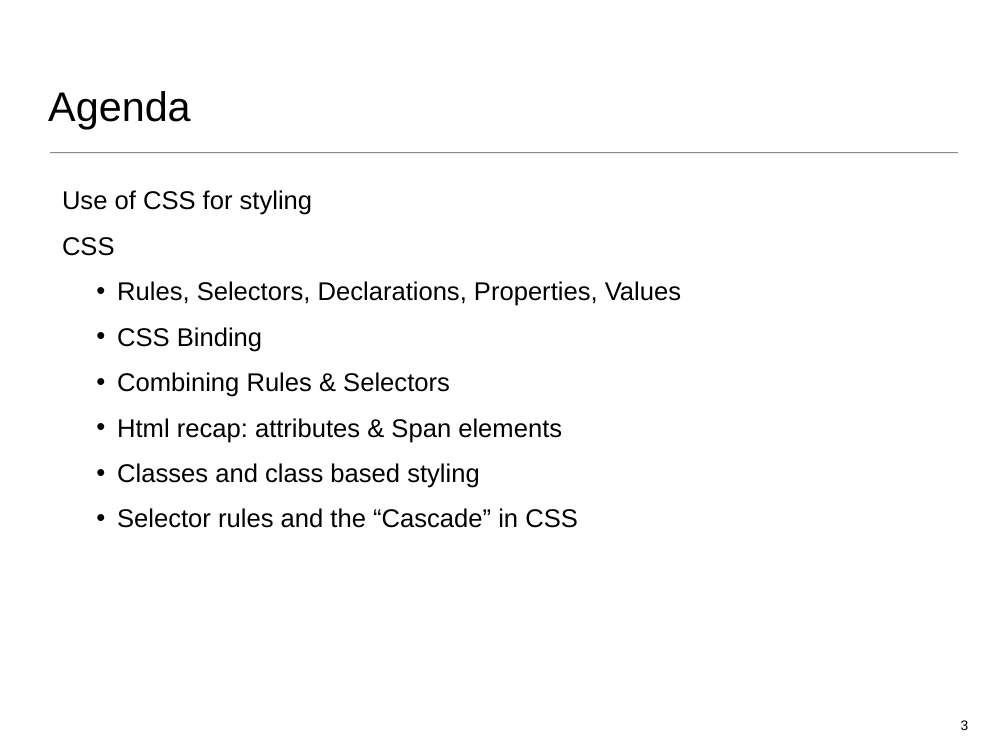
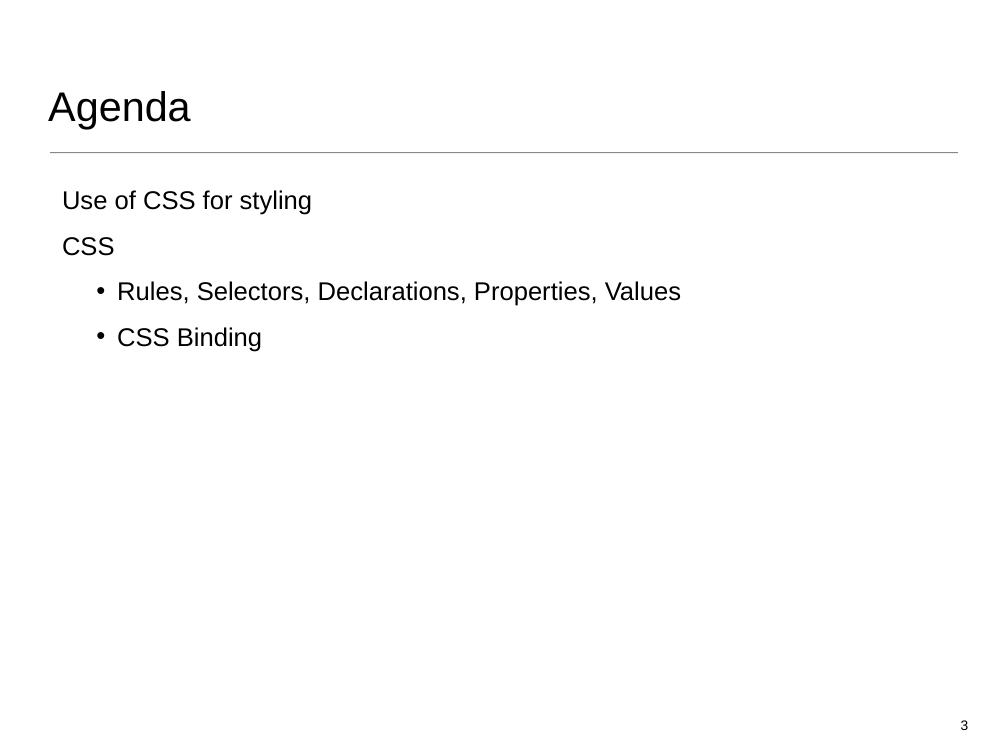
Before and after one commit to wit-web-dev-2015/web-dev-1, a slide deck: slide 3 of topic02/talk-2/css-1.ppt. Drawn at 1008x756 pixels with LibreOffice and Linux fonts; fonts in the diff are those of the drawing. Boxes give left, top, right and bottom in pixels: in the first picture for what was removed or moved away, otherwise in the second. Text is boxed around its words. In the diff, an @@ line names an element or a change of style, - is before the commit and + after.

```diff
--- a/topic02/talk-2/css-1.ppt
+++ b/topic02/talk-2/css-1.ppt
@@ text at [117, 372, 578, 528]: paragraphs removed @@
-  • Combining Rules & Selectors
-  • Html recap: attributes & Span elements
-  • Classes and class based styling
-  • Selector rules and the “Cascade” in CSS
```
Also in this commit, not shown: 2 other slides changed, 3 slides added, 21 slides removed, 11 other files.
